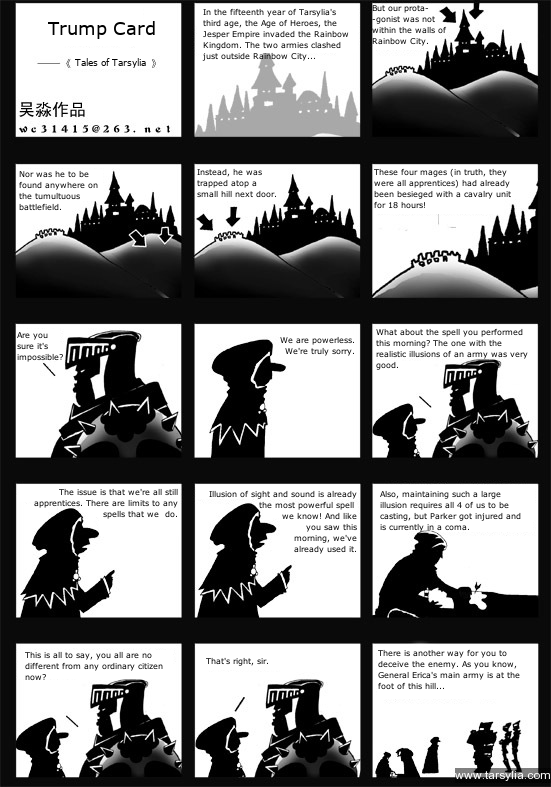
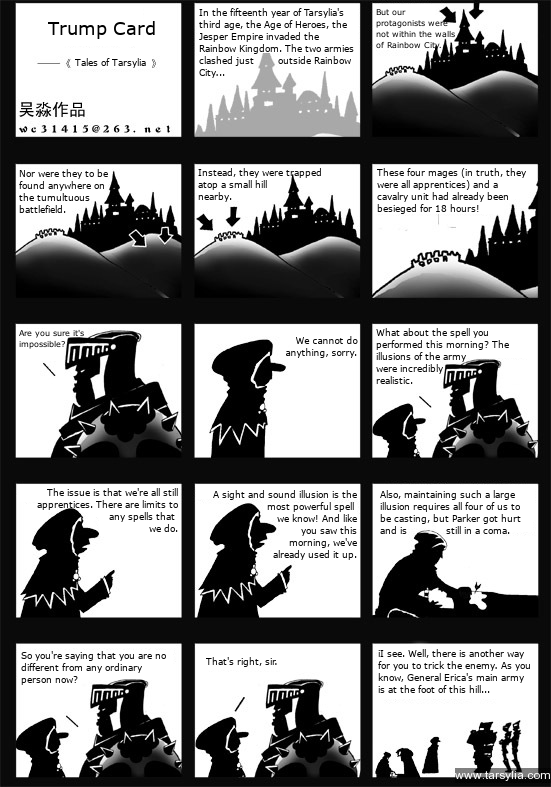
Revision of a layered (551, 787) image; what changed, layer by layer:
painted on "In the fifteenth year of Tarsy..." over [199, 8, 354, 78]
renamed "But our prota- ..." to "But our ...", painted on it over [372, 5, 455, 50]
renamed "Nor was he to be found anywher..." to "Nor were they to be found anyw...", painted on it over [19, 169, 108, 213]
renamed "Instead, he was trapped atop a..." to "Instead, they were trapped ato...", painted on it over [197, 168, 321, 202]
painted on "These four mages (in truth, th..." over [374, 168, 526, 214]
painted on "Are you sure it's impossible?" over [17, 329, 84, 362]
renamed "We are powerless. We're truly ..." to "We cannot do anything, sorry.", painted on it over [280, 336, 358, 358]
painted on "What about the spell you perfo..." over [376, 328, 528, 384]
painted on "The issue is that we're all st..." over [34, 488, 178, 532]
renamed "Illusion of sight and sound is..." to "A sight and sound illusion is ...", painted on it over [209, 490, 357, 560]
painted on "Also, maintaining such a large..." over [380, 490, 521, 534]
renamed "This is all to say, you all ar..." to "So you're saying that you are ...", painted on it over [21, 651, 166, 685]
painted on "That's right, sir." over [206, 657, 277, 667]
renamed "There is another way for you t..." to "iI see. Well, there is another...", painted on it over [378, 649, 530, 693]
